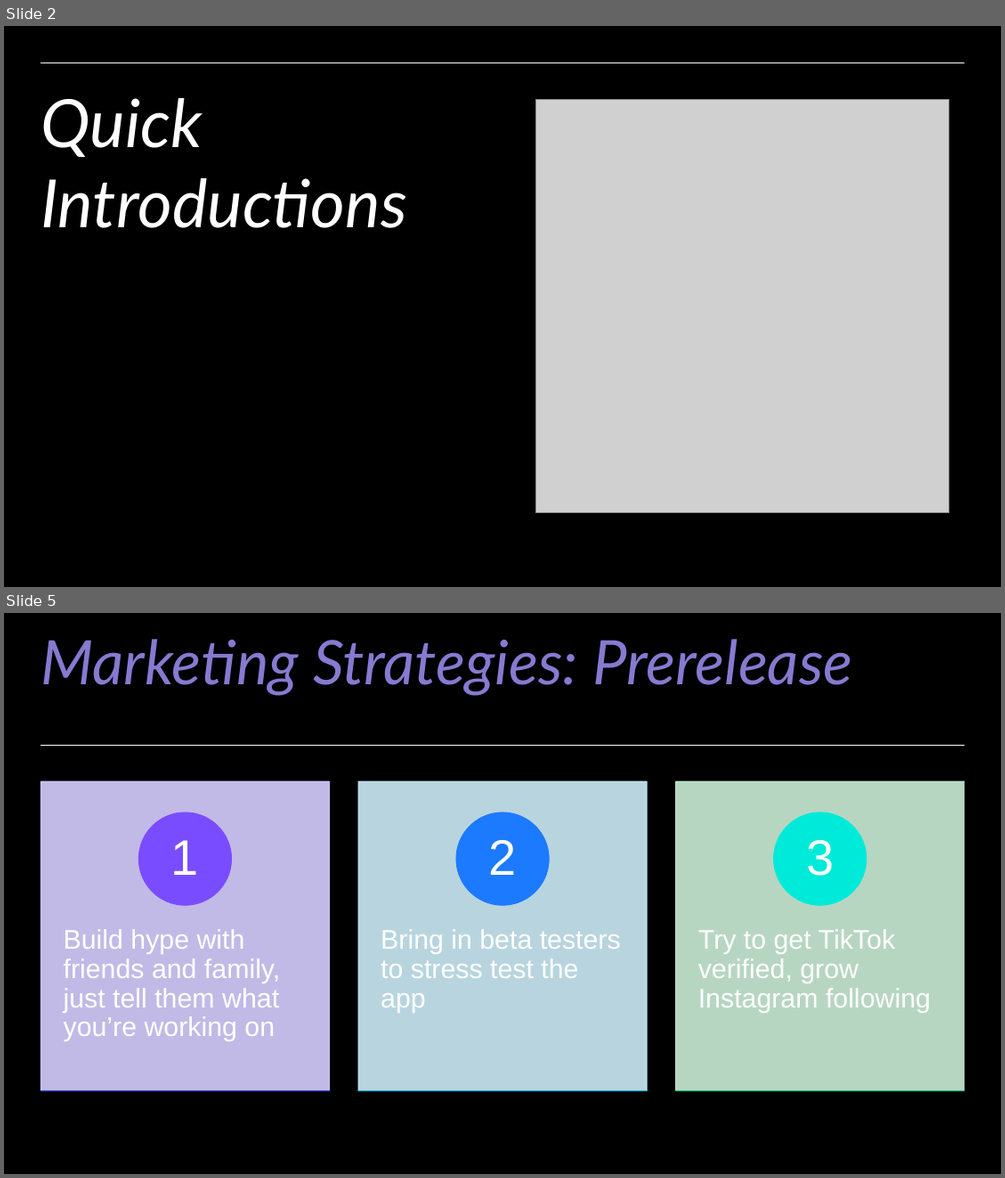
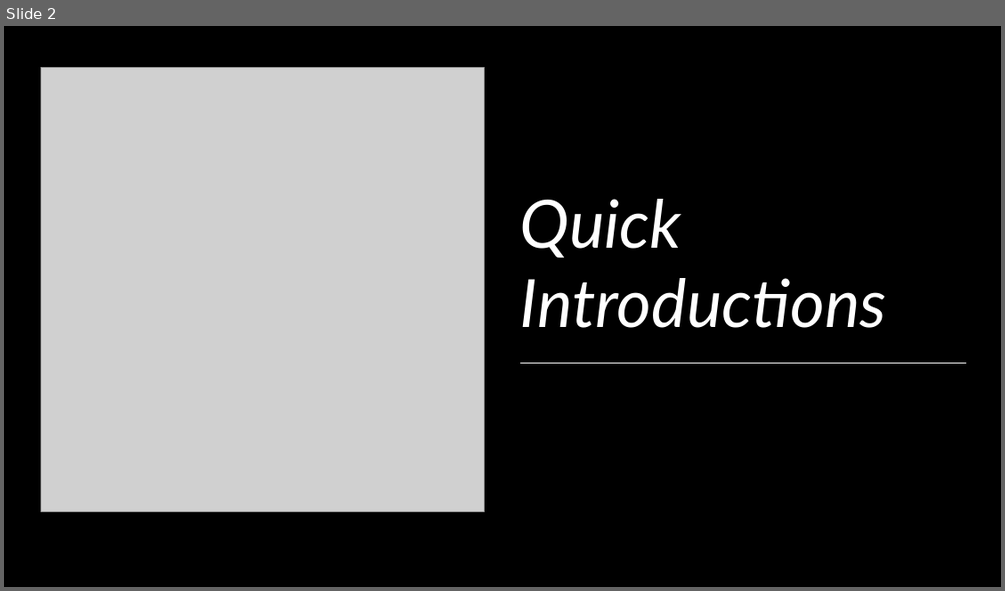
Before and after one commit to NickKasten/Kasmajonesattoni, a slide deck: Datathon_Presentation.pptx. Shown one above the other, each under a label of ours: slides 2 and 5 before the commit, slide 2 after it; the slides between them are not shown. The pictures are 1005x1178 and 1005x591 pixels, drawn with LibreOffice and Linux fonts; fonts in the diff are those of the drawing; grey boxes stand for pictures. Boxes give left, top, right and bottom in pixels: in the first picture for what was removed or moved away, otherwise in the second. Text is boxed around its words. In the diff, an @@ line names an element or a change of style, - is before the commit and + after.

```diff
--- a/Datathon_Presentation.pptx
+++ b/Datathon_Presentation.pptx
@@ slide 5 removed at [4,613,1001,1174], background #000000 @@
@@ title removed at [40,639,852,696] @@
-Marketing Strategies: Prerelease
@@ line removed from (40, 745) to (964, 745) @@
@@ group removed at [40,781,964,1091]: 6 rectangles, 6 texts, 3 ellipses @@
-Build hype with friends and family, just tell them what you’re working on
-1
-Bring in beta testers to stress test the app
-2
-Try to get TikTok verified, grow Instagram following
-3
@@ slide 2 changed as well @@
@@ picture: place and size @@
-picture at [535,99,948,512]
+picture at [40,68,484,511]
@@ line removed from (40, 62) to (964, 62) @@
@@ title "Quick Introductions": place and size @@
-title "Quick Introductions" at [40,98,407,228]
+title "Quick Introductions" at [520,199,887,328]
@@ line added from (521, 363) to (966, 363), #FFFFFF 0.5 pt @@
```
Also in this commit, not shown: 1 other slide changed, 8 slides added, 8 other slides removed.
